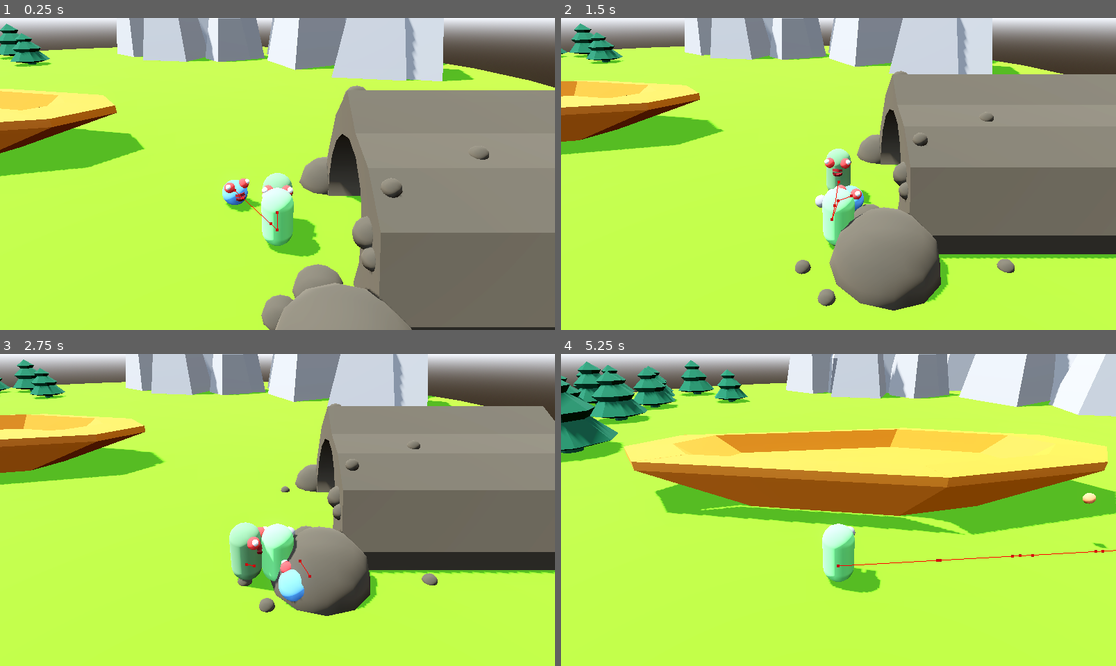
Above: before the commit, frames 1-4 (two rows, left to right).
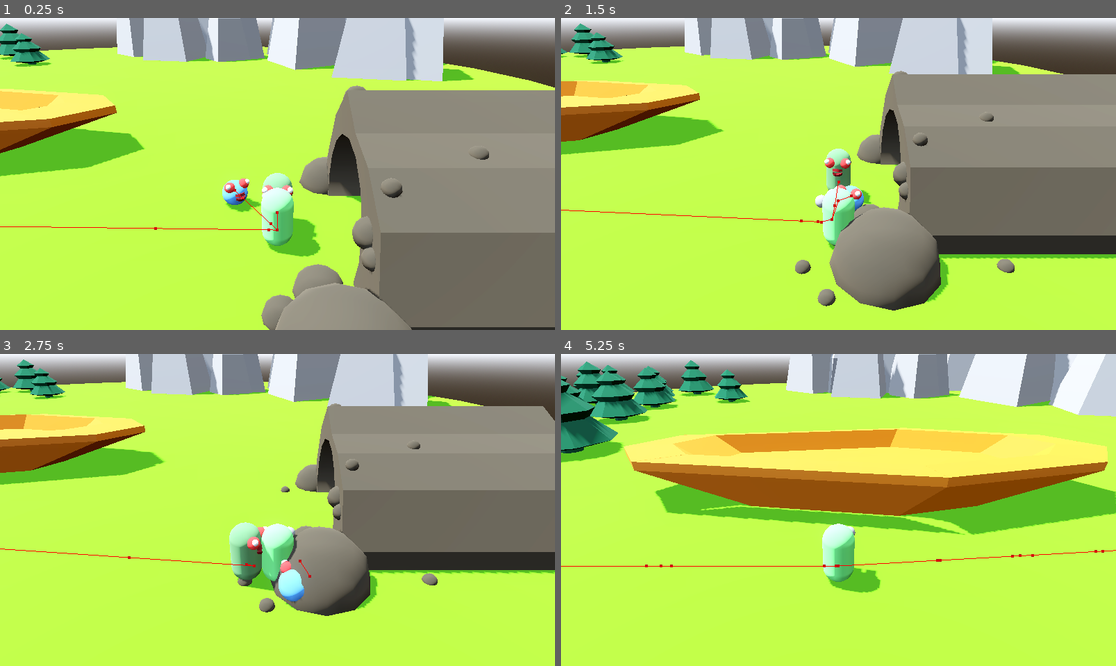
Above: after the commit, the same moments.

Repository: pithyjam-stack/zeppelins_and_zombies_jps
Game: Godot game, scene res://scenes/levels/level_grassy.tscn
The game is run twice, just before and just after one commit, with the same random seed, the same clock (stepped at 60 frames per second) and the same inputs.
Inputs (mouse positions are in pixels of both pictures, inside the frame that each line leads up to):
- Up to frame 1 (0.25 s): no input
- Up to frame 2 (1.5 s): move the mouse to (960, 158) at 0.52 s; hold D (move_right) 0.53-1.28 s; tap E (interact) at 0.6, 1.35 s; tap Space (move_jump) at 0.77 s; move the mouse to (727, 189) at 1.27 s; hold S (move_backward) from 1.28 s (still down)
- Up to frame 3 (2.75 s): tap Space (move_jump) at 1.52 s; move the mouse to (333, 441) at 2.02 s; release S (move_backward) at 2.03 s; hold D (move_right) from 2.03 s (still down); tap E (interact) at 2.1 s
- Up to frame 4 (5.25 s): move the mouse to (810, 572) at 2.77 s; release D (move_right) at 2.78 s; hold W (move_forward) 2.78-3.53 s; tap E (interact) every 0.75 s from 2.85 to 5.1 s; tap Space (move_jump) at 3.02, 3.77, 4.52 s; move the mouse to (1005, 556) at 3.52 s; hold A (move_left) 3.53-5.03 s; move the mouse to (672, 463) at 4.27 s; move the mouse to (866, 510) at 5.02 s; hold S (move_backward) from 5.03 s (still down)

The runs differ from the first frame. In frame 1, 0.1% of the frame differs, in the area x 0-50%, y 66-69%; in frame 2, 0.1%; in frame 3, 0.1%; in frame 4, 0.2%, in the area x 0-99%, y 44-69%.

Commit message:
add tall shieldling
Tall Shieldling implemented with destructible shield, started air level.

Diff:
--- /dev/null
+++ b/scenes/enemies/ball.gd
@@ -0,0 +1,11 @@
+extends Area3D
+
+var direction := Vector3.FORWARD
+
+@export var speed := 30.0
+
+func _physics_process(delta: float) -> void:
+	global_position += direction * speed * delta
+
+func _on_timer_timeout() -> void:
+	queue_free()
--- a/scenes/enemies/ball.tscn
+++ b/scenes/enemies/ball.tscn
@@ -1,11 +1,30 @@
 [gd_scene format=3 uid="uid://dpudyepafkry7"]
 
+[ext_resource type="Script" uid="uid://dgylax3ck3dld" path="res://scenes/enemies/ball.gd" id="1_pumns"]
+
 [sub_resource type="StandardMaterial3D" id="StandardMaterial3D_8h8sg"]
-albedo_color = Color(1, 0.5294118, 0.29411766, 1)
+albedo_color = Color(1, 0.6862745, 0.25882354, 1)
 
-[node name="ball" type="CSGSphere3D" unique_id=1716264385]
-use_collision = true
-collision_layer = 0
-collision_mask = 5
+[sub_resource type="SphereMesh" id="SphereMesh_pumns"]
+material = SubResource("StandardMaterial3D_8h8sg")
 radius = 0.2
-material = SubResource("StandardMaterial3D_8h8sg")
+height = 0.4
+
+[sub_resource type="SphereShape3D" id="SphereShape3D_3ta3t"]
+radius = 0.4
+
+[node name="ball" type="Area3D" unique_id=1663321696]
+script = ExtResource("1_pumns")
+
+[node name="BallMesh" type="MeshInstance3D" parent="." unique_id=1453332244]
+mesh = SubResource("SphereMesh_pumns")
+
+[node name="CollisionShape3D" type="CollisionShape3D" parent="." unique_id=1299728386]
+shape = SubResource("SphereShape3D_3ta3t")
+
+[node name="Timer" type="Timer" parent="." unique_id=1569279752]
+wait_time = 2.0
+one_shot = true
+autostart = true
+
+[connection signal="timeout" from="Timer" to="." method="_on_timer_timeout"]
--- a/scenes/enemies/half_zombie.gd
+++ b/scenes/enemies/half_zombie.gd
@@ -1,54 +1,11 @@
 extends Zombie
 
-@export var ball_scene : PackedScene
+@export var projectile : PackedScene
 
-@onready var half_zombie: CharacterBody3D = $"."
+@onready var mouth_1: MeshInstance3D = $ProtoModel/Mouth1
 
-var attacking := false
-
-func _ready() -> void:
-	attack_loop()
-
-func attack_loop() -> void:
-	if attacking:
-		return
-
-	attacking = true
-
-	while max_health > 0:
-		throw_projectile()
-		await get_tree().create_timer(1.5).timeout
-
-	attacking = false
-
-func throw_projectile() -> void:
-	var projectile := ball_scene.instantiate() as Node3D
-	get_tree().current_scene.add_child(projectile)
-
-	var start_pos := global_position
-	var target_pos := player.global_position
-
-	projectile_throw(projectile, start_pos, target_pos)
-
-func projectile_throw(projectile: Node3D, start_pos: Vector3, target_pos: Vector3) -> void:
-	var duration := 0.8
-	var arc_height := 3.0
-
-	projectile.global_position = start_pos
-
-	var tween := create_tween()
-
-	tween.tween_method(
-		func(t: float):
-			var flat_pos := start_pos.lerp(target_pos, t)
-
-			# Parabola: 0 at start/end, 1 at middle
-			var height := sin(t * PI) * arc_height
-
-			projectile.global_position = flat_pos + Vector3.UP * height,
-			0.0,
-			1.0,
-			duration
-	)
-
-	tween.tween_callback(projectile.queue_free)
+func _on_timer_timeout() -> void:
+	var shot = projectile.instantiate()
+	add_child(shot)
+	shot.global_position = mouth_1.global_position
+	shot.direction = (player.global_position - mouth_1.global_position).normalized()
--- a/scenes/enemies/half_zombie.tscn
+++ b/scenes/enemies/half_zombie.tscn
@@ -37,7 +37,7 @@
 collision_layer = 9
 collision_mask = 5
 script = ExtResource("1_g8b84")
-ball_scene = ExtResource("3_ru6kr")
+projectile = ExtResource("3_ru6kr")
 max_health = 15.0
 speed = 8.0
 
@@ -85,6 +85,9 @@
 avoidance_enabled = true
 debug_enabled = true
 
-[node name="ball" parent="." unique_id=1716264385 instance=ExtResource("3_ru6kr")]
+[node name="Timer" type="Timer" parent="." unique_id=1657680735]
+wait_time = 1.5
+autostart = true
 
 [connection signal="velocity_computed" from="NavigationAgent3D" to="." method="_on_navigation_agent_3d_velocity_computed"]
+[connection signal="timeout" from="Timer" to="." method="_on_timer_timeout"]
--- /dev/null
+++ b/scenes/enemies/tall_shieldling.gd
@@ -0,0 +1,14 @@
+extends Zombie
+
+@export var zom_shield : PackedScene
+
+@onready var marker_3d: Marker3D = $ProtoModel/Marker3D
+
+
+func _ready() -> void:
+	super._ready()
+
+	var shield_instance = zom_shield.instantiate()
+	marker_3d.add_child(shield_instance)
+	shield_instance.position = Vector3.ZERO
+	shield_instance.rotation = Vector3.ZERO
--- /dev/null
+++ b/scenes/enemies/tall_shieldling.tscn
@@ -0,0 +1,103 @@
+[gd_scene format=3 uid="uid://dud5esie6t4yg"]
+
+[ext_resource type="Script" uid="uid://drorygfkh0d5f" path="res://scenes/enemies/tall_shieldling.gd" id="1_xbro7"]
+[ext_resource type="PackedScene" uid="uid://0r0arksxm35j" path="res://scenes/enemies/zombie_shield.tscn" id="2_3enrb"]
+[ext_resource type="PackedScene" uid="uid://dgqo3lt6tn58d" path="res://scenes/player/health_component.tscn" id="2_bocyf"]
+
+[sub_resource type="CapsuleShape3D" id="CapsuleShape3D_xbro7"]
+radius = 0.75
+height = 3.0
+
+[sub_resource type="StandardMaterial3D" id="StandardMaterial3D_mu0iw"]
+albedo_color = Color(0.52906674, 0.5290667, 0.5290667, 1)
+
+[sub_resource type="CapsuleMesh" id="CapsuleMesh_vsdqm"]
+material = SubResource("StandardMaterial3D_mu0iw")
+radius = 0.75
+height = 3.0
+
+[sub_resource type="SphereMesh" id="SphereMesh_lhiat"]
+radius = 0.2
+height = 0.4
+
+[sub_resource type="StandardMaterial3D" id="StandardMaterial3D_jdbvs"]
+albedo_color = Color(1, 0.21568628, 0.20392157, 1)
+
+[sub_resource type="SphereMesh" id="SphereMesh_4t00g"]
+radius = 0.1
+height = 0.2
+
+[sub_resource type="StandardMaterial3D" id="StandardMaterial3D_7yo0p"]
+
+[sub_resource type="CylinderMesh" id="CylinderMesh_7yym5"]
+top_radius = 0.4
+bottom_radius = 0.4
+height = 0.1
+
+[sub_resource type="StandardMaterial3D" id="StandardMaterial3D_waxnv"]
+albedo_color = Color(0.4732359, 0, 0.04630114, 1)
+
+[node name="TallShieldling" type="CharacterBody3D" unique_id=185993919]
+collision_layer = 9
+collision_mask = 5
+script = ExtResource("1_xbro7")
+zom_shield = ExtResource("2_3enrb")
+max_health = 40.0
+damage = 15
+speed = 2.0
+
+[node name="CollisionShape3D" type="CollisionShape3D" parent="." unique_id=149472173]
+transform = Transform3D(1, 0, 0, 0, 1, 0, 0, 0, 1, 0, 1, 0)
+shape = SubResource("CapsuleShape3D_xbro7")
+
+[node name="ProtoModel" type="Node3D" parent="." unique_id=549559504]
+transform = Transform3D(1, 0, 0, 0, 1, 0, 0, 0, 1, 0, 1, 0)
+
+[node name="Body" type="MeshInstance3D" parent="ProtoModel" unique_id=128807816]
+mesh = SubResource("CapsuleMesh_vsdqm")
+
+[node name="Eyeball1" type="MeshInstance3D" parent="ProtoModel" unique_id=862016594]
+transform = Transform3D(1, 0, 0, 0, 1, 0, 0, 0, 1, -0.3, 1.2, 0.5)
+mesh = SubResource("SphereMesh_lhiat")
+surface_material_override/0 = SubResource("StandardMaterial3D_jdbvs")
+
+[node name="Eyeball3" type="MeshInstance3D" parent="ProtoModel" unique_id=1963507092]
+transform = Transform3D(1, 0, 0, 0, 1, 0, 0, 0, 1, -0.4, 1.3000001, 0.6)
+mesh = SubResource("SphereMesh_4t00g")
+surface_material_override/0 = SubResource("StandardMaterial3D_7yo0p")
+
+[node name="Eyeball4" type="MeshInstance3D" parent="ProtoModel" unique_id=1631581688]
+transform = Transform3D(1, 0, 0, 0, 1, 0, 0, 0, 1, 0.4, 1.3000001, 0.6)
+mesh = SubResource("SphereMesh_4t00g")
+surface_material_override/0 = SubResource("StandardMaterial3D_7yo0p")
+
+[node name="Eyeball2" type="MeshInstance3D" parent="ProtoModel" unique_id=1982331261]
+transform = Transform3D(1, 0, 0, 0, 1, 0, 0, 0, 1, 0.29999998, 1.2, 0.5)
+mesh = SubResource("SphereMesh_lhiat")
+surface_material_override/0 = SubResource("StandardMaterial3D_jdbvs")
+
+[node name="Mouth1" type="MeshInstance3D" parent="ProtoModel" unique_id=1780195524]
+transform = Transform3D(1, 0, 0, 0, 1.0000001, 0, 0, 0, 1.0000001, 0, 0.7969847, 0.61710095)
+mesh = SubResource("CylinderMesh_7yym5")
+surface_material_override/0 = SubResource("StandardMaterial3D_waxnv")
+
+[node name="Mouth2" type="MeshInstance3D" parent="ProtoModel" unique_id=1806357664]
+transform = Transform3D(1, 0, 0, 0, 0.8191521, -0.57357645, 0, 0.57357645, 0.8191521, 0, 0.7030153, 0.582899)
+mesh = SubResource("CylinderMesh_7yym5")
+surface_material_override/0 = SubResource("StandardMaterial3D_waxnv")
+
+[node name="Marker3D" type="Marker3D" parent="ProtoModel" unique_id=805747827]
+transform = Transform3D(1, 0, 0, 0, 1, 0, 0, 0, 1, 0, -5.9604645e-08, 1.2)
+
+[node name="HealthComponent" parent="." unique_id=263350021 instance=ExtResource("2_bocyf")]
+
+[node name="NavigationAgent3D" type="NavigationAgent3D" parent="." unique_id=566375047]
+avoidance_enabled = true
+debug_enabled = true
+
+[node name="Timer" type="Timer" parent="." unique_id=1657680735]
+wait_time = 1.5
+autostart = true
+
+[connection signal="velocity_computed" from="NavigationAgent3D" to="." method="_on_navigation_agent_3d_velocity_computed"]
+[connection signal="timeout" from="Timer" to="." method="_on_timer_timeout"]
--- /dev/null
+++ b/scenes/enemies/zombie_shield.gd
@@ -0,0 +1,19 @@
+extends Area3D
+
+@export var max_strength := 20.0
+@export var current_strength := 20.0
+
+@onready var health_component: HealthComponent = $HealthComponent
+
+func _ready() -> void:
+	health_component.max_health = max_strength
+	health_component.current_health = current_strength
+
+func _physics_process(delta: float) -> void:
+	if health_component.current_health <= 0:
+		queue_free()
+
+# Placeholder for when player shoots shield
+func _on_body_entered(body: Node3D) -> void:
+	health_component.take_damage(2)
+	print("taking damage!")
--- /dev/null
+++ b/scenes/enemies/zombie_shield.tscn
@@ -0,0 +1,50 @@
+[gd_scene format=3 uid="uid://0r0arksxm35j"]
+
+[ext_resource type="Script" uid="uid://b3tg5jhdoaau" path="res://scenes/enemies/zombie_shield.gd" id="1_easwx"]
+[ext_resource type="Material" uid="uid://ynp4jvhtdc7m" path="res://materials/basic_cave_mat.tres" id="1_sb25j"]
+[ext_resource type="PackedScene" uid="uid://dgqo3lt6tn58d" path="res://scenes/player/health_component.tscn" id="3_6gb3l"]
+
+[sub_resource type="StandardMaterial3D" id="StandardMaterial3D_ksumr"]
+albedo_color = Color(0.34407577, 0.34407574, 0.34407574, 1)
+
+[sub_resource type="BoxMesh" id="BoxMesh_easwx"]
+material = SubResource("StandardMaterial3D_ksumr")
+size = Vector3(1, 2, 0.2)
+
+[sub_resource type="CapsuleMesh" id="CapsuleMesh_6gb3l"]
+material = ExtResource("1_sb25j")
+radius = 0.1
+height = 1.5
+
+[sub_resource type="BoxShape3D" id="BoxShape3D_ayr0k"]
+size = Vector3(1, 2, 0.2)
+
+[node name="ZombieShield" type="Area3D" unique_id=1805662466]
+collision_layer = 9
+collision_mask = 5
+script = ExtResource("1_easwx")
+
+[node name="ProtoModel" type="Node3D" parent="." unique_id=643412163]
+
+[node name="Body" type="MeshInstance3D" parent="ProtoModel" unique_id=785430534]
+mesh = SubResource("BoxMesh_easwx")
+skeleton = NodePath("../..")
+
+[node name="Ridges" type="MeshInstance3D" parent="ProtoModel" unique_id=1990012564]
+transform = Transform3D(1, 0, 0, 0, 1, 0, 0, 0, 1, 0, 0, 0.1)
+mesh = SubResource("CapsuleMesh_6gb3l")
+
+[node name="Ridges2" type="MeshInstance3D" parent="ProtoModel" unique_id=712036525]
+transform = Transform3D(1, 0, 0, 0, 1, 0, 0, 0, 1, 0.3, 0, 0.1)
+mesh = SubResource("CapsuleMesh_6gb3l")
+
+[node name="Ridges3" type="MeshInstance3D" parent="ProtoModel" unique_id=1674373781]
+transform = Transform3D(1, 0, 0, 0, 1, 0, 0, 0, 1, -0.3, 0, 0.1)
+mesh = SubResource("CapsuleMesh_6gb3l")
+
+[node name="CollisionShape3D" type="CollisionShape3D" parent="." unique_id=1562676404]
+shape = SubResource("BoxShape3D_ayr0k")
+
+[node name="HealthComponent" parent="." unique_id=263350021 instance=ExtResource("3_6gb3l")]
+
+[connection signal="body_entered" from="." to="." method="_on_body_entered"]
--- /dev/null
+++ b/scenes/levels/level_air.tscn
@@ -0,0 +1,74 @@
+[gd_scene format=3 uid="uid://bi5xj7pyfmnpy"]
+
+[sub_resource type="ProceduralSkyMaterial" id="ProceduralSkyMaterial_10aji"]
+sky_horizon_color = Color(0.66224277, 0.6717428, 0.6867428, 1)
+ground_horizon_color = Color(0.66224277, 0.6717428, 0.6867428, 1)
+
+[sub_resource type="Sky" id="Sky_nkuy2"]
+sky_material = SubResource("ProceduralSkyMaterial_10aji")
+
+[sub_resource type="Environment" id="Environment_rsa2n"]
+background_mode = 2
+sky = SubResource("Sky_nkuy2")
+tonemap_mode = 2
+glow_enabled = true
+
+[sub_resource type="StandardMaterial3D" id="StandardMaterial3D_10aji"]
+albedo_color = Color(0.6509804, 0, 0, 1)
+
+[sub_resource type="SphereMesh" id="SphereMesh_nkuy2"]
+material = SubResource("StandardMaterial3D_10aji")
+radius = 1.5
+height = 5.0
+
+[sub_resource type="StandardMaterial3D" id="StandardMaterial3D_rsa2n"]
+albedo_color = Color(0.39, 0.23686, 0.0936, 1)
+
+[sub_resource type="BoxMesh" id="BoxMesh_wqllp"]
+material = SubResource("StandardMaterial3D_rsa2n")
+size = Vector3(0.8, 1, 2)
+
+[sub_resource type="StandardMaterial3D" id="StandardMaterial3D_t8s1f"]
+albedo_color = Color(1, 0.7882353, 0.27058825, 1)
+
+[sub_resource type="PrismMesh" id="PrismMesh_7hggv"]
+material = SubResource("StandardMaterial3D_t8s1f")
+size = Vector3(1.5, 0.8, 0.1)
+
+[sub_resource type="SeparationRayShape3D" id="SeparationRayShape3D_6k08s"]
+
+[node name="LevelAir" type="CharacterBody3D" unique_id=1666459336]
+
+[node name="WorldEnvironment" type="WorldEnvironment" parent="." unique_id=305815137]
+environment = SubResource("Environment_rsa2n")
+
+[node name="DirectionalLight3D" type="DirectionalLight3D" parent="." unique_id=1372199288]
+transform = Transform3D(-0.8660254, -0.43301278, 0.25, 0, 0.49999997, 0.86602545, -0.50000006, 0.75, -0.43301266, 0, 0, 0)
+shadow_enabled = true
+directional_shadow_max_distance = 1.0
+
+[node name="ProtoModel" type="Node3D" parent="." unique_id=862356851]
+
+[node name="Balloon" type="MeshInstance3D" parent="ProtoModel" unique_id=1498679597]
+transform = Transform3D(1, 0, 0, 0, -4.371139e-08, -1, 0, 1, -4.371139e-08, 0, 1.5, 0)
+mesh = SubResource("SphereMesh_nkuy2")
+skeleton = NodePath("../..")
+
+[node name="Cockpit" type="MeshInstance3D" parent="ProtoModel" unique_id=747642941]
+mesh = SubResource("BoxMesh_wqllp")
+
+[node name="Fin" type="MeshInstance3D" parent="ProtoModel" unique_id=659262905]
+transform = Transform3D(1, 0, 0, 0, -4.371139e-08, -1, 0, 1, -4.371139e-08, -1, 1.5999999, -1.8000002)
+mesh = SubResource("PrismMesh_7hggv")
+
+[node name="Fin2" type="MeshInstance3D" parent="ProtoModel" unique_id=1013980169]
+transform = Transform3D(1, 0, 0, 0, -4.371139e-08, -1, 0, 1, -4.371139e-08, 1.1000001, 1.5999999, -1.8000002)
+mesh = SubResource("PrismMesh_7hggv")
+
+[node name="SpringArm3D" type="SpringArm3D" parent="." unique_id=820032662]
+transform = Transform3D(-1, 3.694646e-08, -7.923193e-08, 0, 0.9063077, 0.42261824, 8.742278e-08, 0.42261824, -0.9063077, 0, 0, 0)
+shape = SubResource("SeparationRayShape3D_6k08s")
+spring_length = 10.0
+
+[node name="Camera3D" type="Camera3D" parent="SpringArm3D" unique_id=574541261]
+transform = Transform3D(1, 0, 0, 0, 0.9063079, -0.42261833, 0, 0.42261833, 0.9063079, 0, 0, 0)
--- a/scenes/levels/level_grassy.tscn
+++ b/scenes/levels/level_grassy.tscn
@@ -9,6 +9,7 @@
 [ext_resource type="PackedScene" uid="uid://62yalbv34nwy" path="res://scenes/Interactable/growth_station.tscn" id="8_68ygf"]
 [ext_resource type="PackedScene" uid="uid://ccfsg66w7eqvk" path="res://scenes/enemies/zombie.tscn" id="8_jeyjv"]
 [ext_resource type="PackedScene" uid="uid://b6wv1i1ga6cfj" path="res://scenes/enemies/half_zombie.tscn" id="9_jeyjv"]
+[ext_resource type="PackedScene" uid="uid://dud5esie6t4yg" path="res://scenes/enemies/tall_shieldling.tscn" id="10_b02b2"]
 
 [sub_resource type="NavigationMesh" id="NavigationMesh_68ygf"]
 vertices = PackedVector3Array(-41.75, 0.5, 3.75, -41, 0.5, 2.75, -41.75, 0.5, 2.25, -44.25, 0.5, 2.5, -44, 0.5, 12, -42 …(3000 unchanged characters)…
@@ -341,3 +342,6 @@
 
 [node name="HalfZombie" parent="Enemies" unique_id=185993919 instance=ExtResource("9_jeyjv")]
 transform = Transform3D(0.25881907, 0, -0.9659258, 0, 1, 0, 0.9659258, 0, 0.25881907, 18, 0.5000001, 25)
+
+[node name="TallShieldling" parent="Enemies" unique_id=1019572460 instance=ExtResource("10_b02b2")]
+transform = Transform3D(1, 0, 0, 0, 1, 0, 0, 0, 1, -30, 1.5000005, 28)
Not shown, added: scenes/enemies/ball.gd.uid
Not shown, added: scenes/enemies/tall_shieldling.gd.uid
Not shown, added: scenes/enemies/zombie_shield.gd.uid
